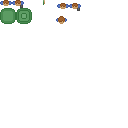
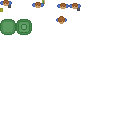
Comparing the layer stacks of the two 128x128 images. Changes:
painted on "spritesheet.png" over [0, 0, 44, 35]
